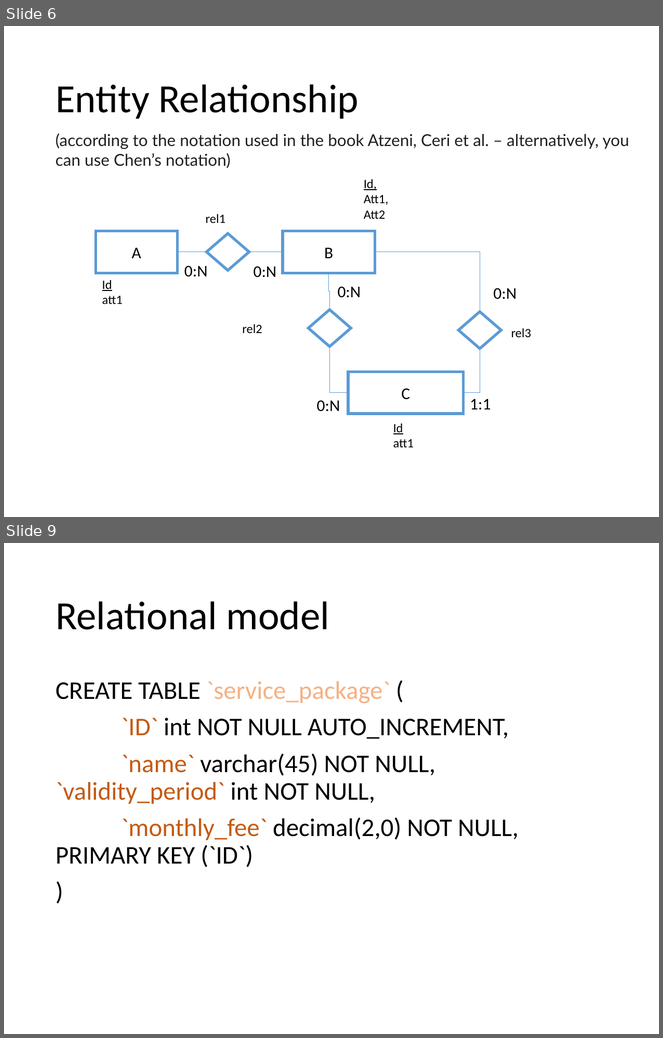
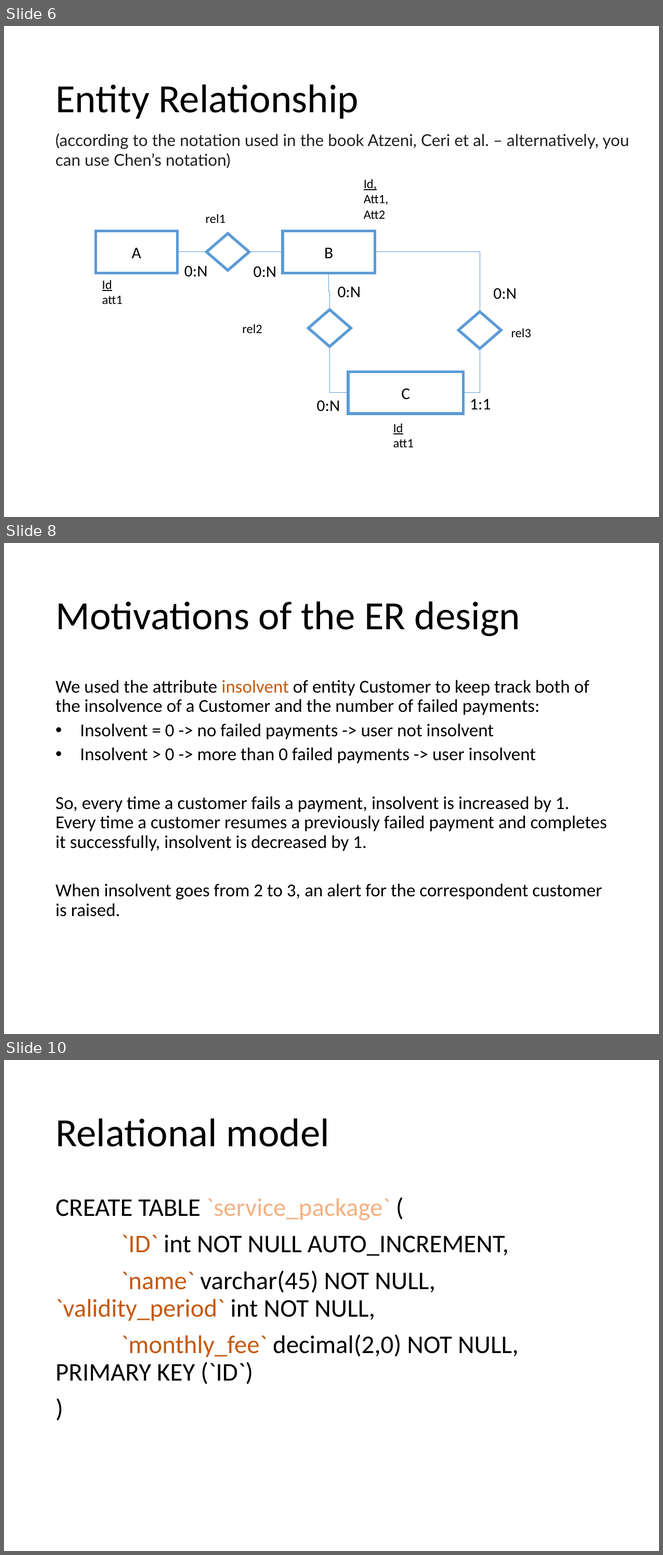
Before and after one commit to andrearestelli/db2-project, a slide deck: docs/documentation.pptx. Shown one above the other, each under a label of ours: slides 6 and 9 before the commit, slides 6, 8 and 10 after it; the slides between them are not shown. The pictures are 663x1038 and 663x1555 pixels, drawn with LibreOffice and Linux fonts; fonts in the diff are those of the drawing. Boxes give left, top, right and bottom in pixels: in the first picture for what was removed or moved away, otherwise in the second. Text is boxed around its words. In the diff, an @@ line names an element or a change of style, - is before the commit and + after.

```diff
--- a/docs/documentation.pptx
+++ b/docs/documentation.pptx
@@ slide 8 added at (4, 543, 659, 1034), background #FFFFFF @@
@@ title added at (55, 601, 520, 637), 44 pt, text #000000 @@
+Motivations of the ER design
@@ text added at (55, 680, 607, 917), 20 pt, text #000000 @@
+  We used the attribute insolvent of entity Customer to keep track both of the insolvence of a Customer and the number of failed payments:
+  • Insolvent = 0 -> no failed payments -> user not insolvent
+  • Insolvent > 0 -> more than 0 failed payments -> user insolvent
+  So, every time a customer fails a payment, insolvent is increased by 1. Every time a customer resumes a previously failed payment and completes it successfully, insolvent is decreased by 1.
+  When insolvent goes from 2 to 3, an alert for the correspondent customer is raised.
@@ what was slide 9 is now slide 10 @@
```
Also in this commit, not shown: 4 slides changed, 1 other slide added.
